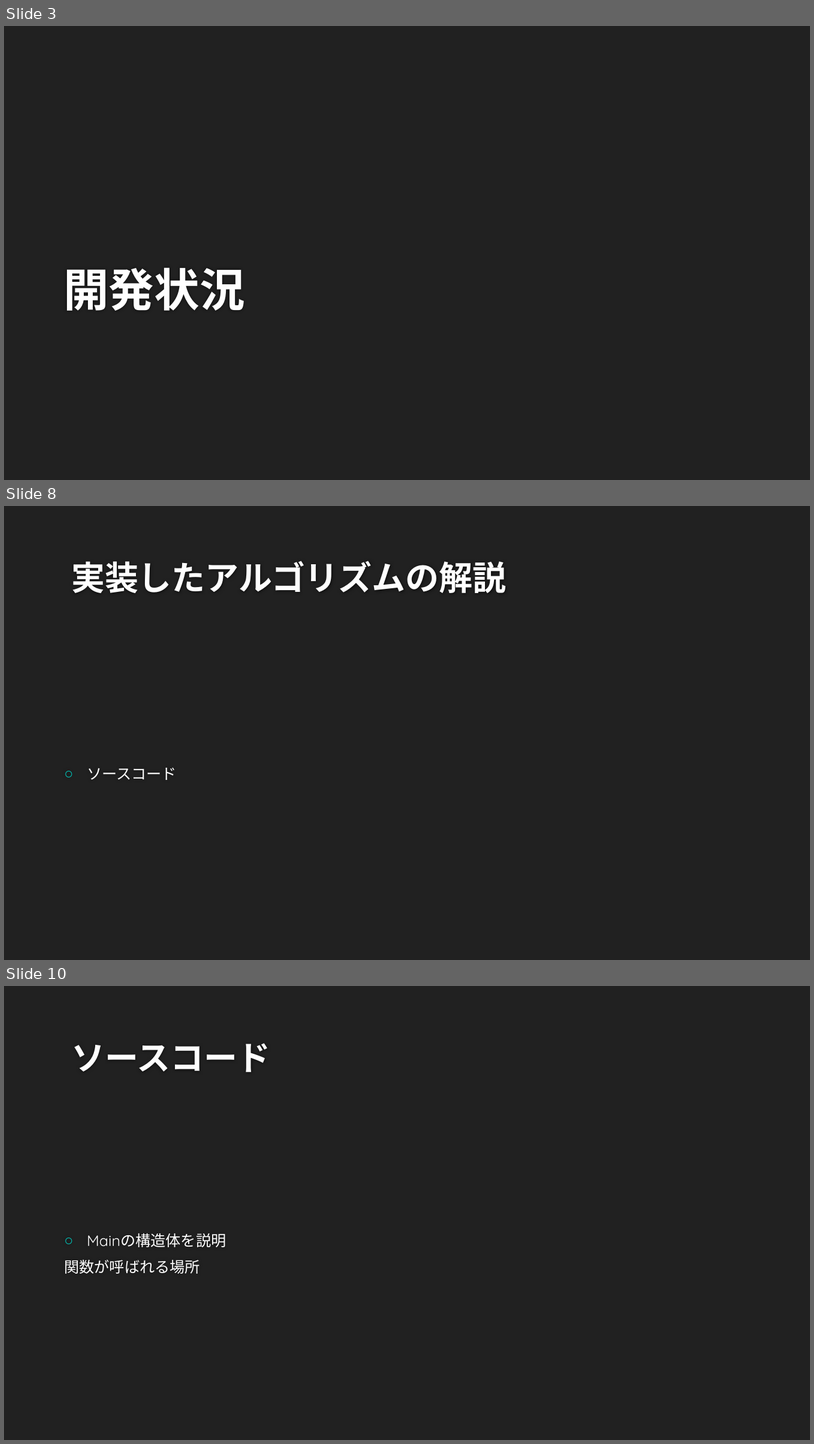
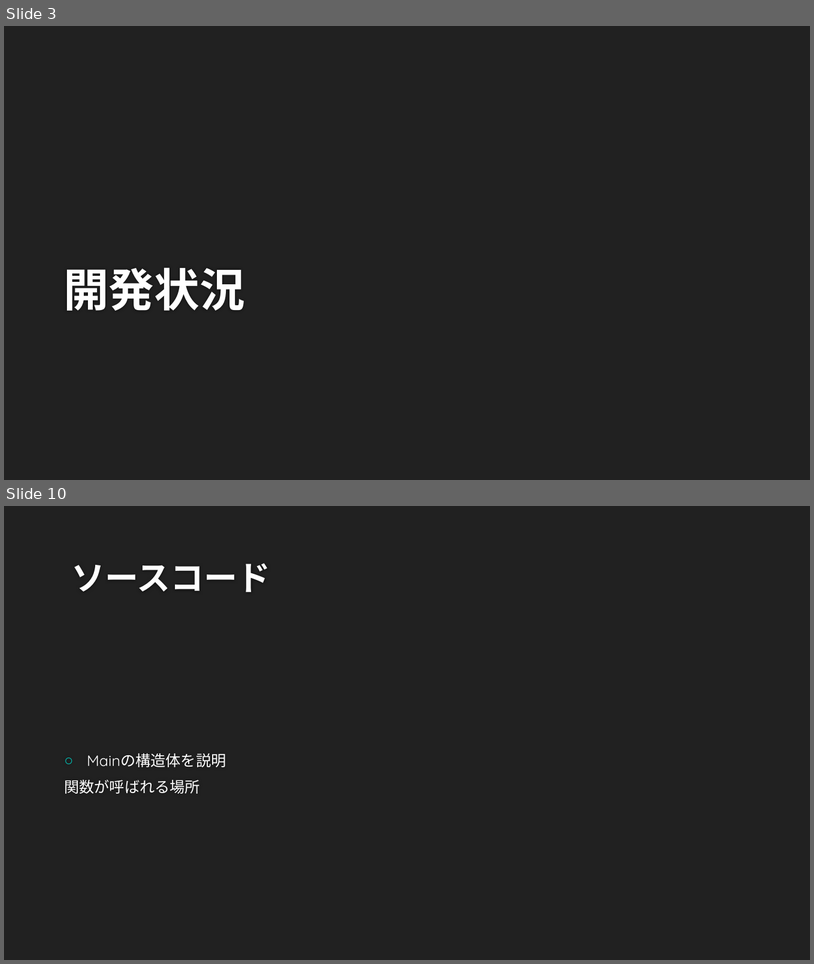
Before and after one commit to ie03-aizu-2019/ie03project-team_linearsystem, a slide deck: ソフトウェア総合演習.pptx. Shown one above the other, each under a label of ours: slides 3, 8 and 10 before the commit, slides 3 and 10 after it; the slides between them are not shown. The pictures are 814x1444 and 814x964 pixels, drawn with LibreOffice and Linux fonts; fonts in the diff are those of the drawing; background and template pictures are left out. Boxes give left, top, right and bottom in pixels: in the first picture for what was removed or moved away, otherwise in the second. Text is boxed around its words. In the diff, an @@ line names an element or a change of style, - is before the commit and + after.

```diff
--- a/ソフトウェア総合演習.pptx
+++ b/ソフトウェア総合演習.pptx
@@ slide 8 removed at [4, 506, 810, 960], background #212121 @@
@@ title removed at [71, 561, 507, 593] @@
-実装したアルゴリズムの解説
@@ text removed at [87, 767, 177, 780] @@
-○ ソースコード
```
Also in this commit, not shown: 7 slides changed, 2 slides added, 1 other slide removed.
